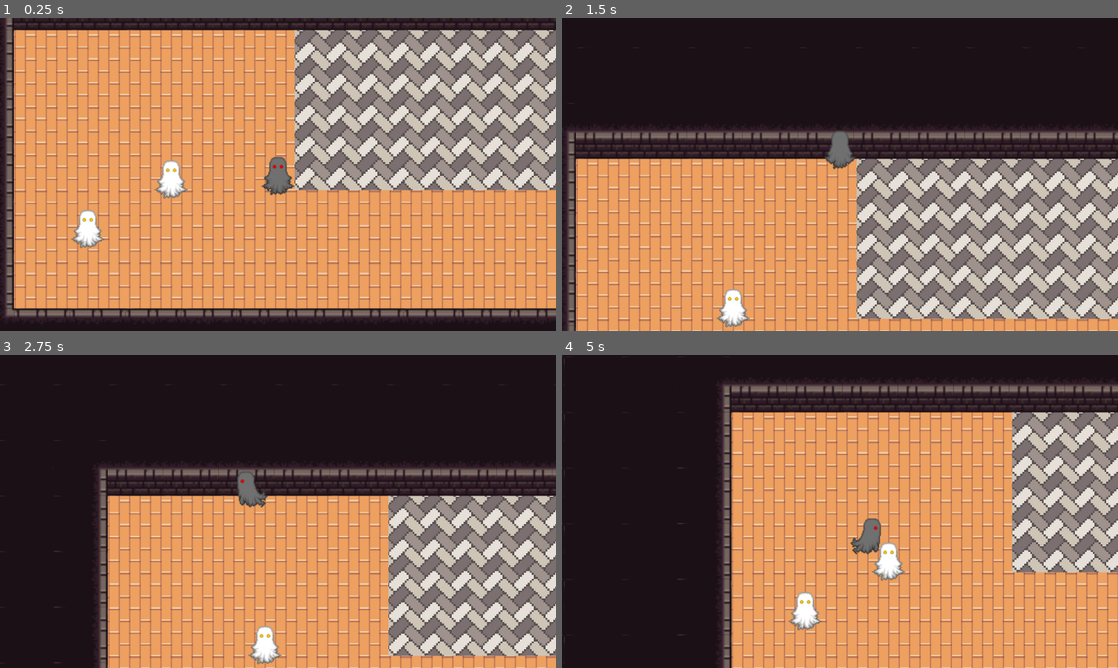
Above: before the commit, frames 1-4 (two rows, left to right).
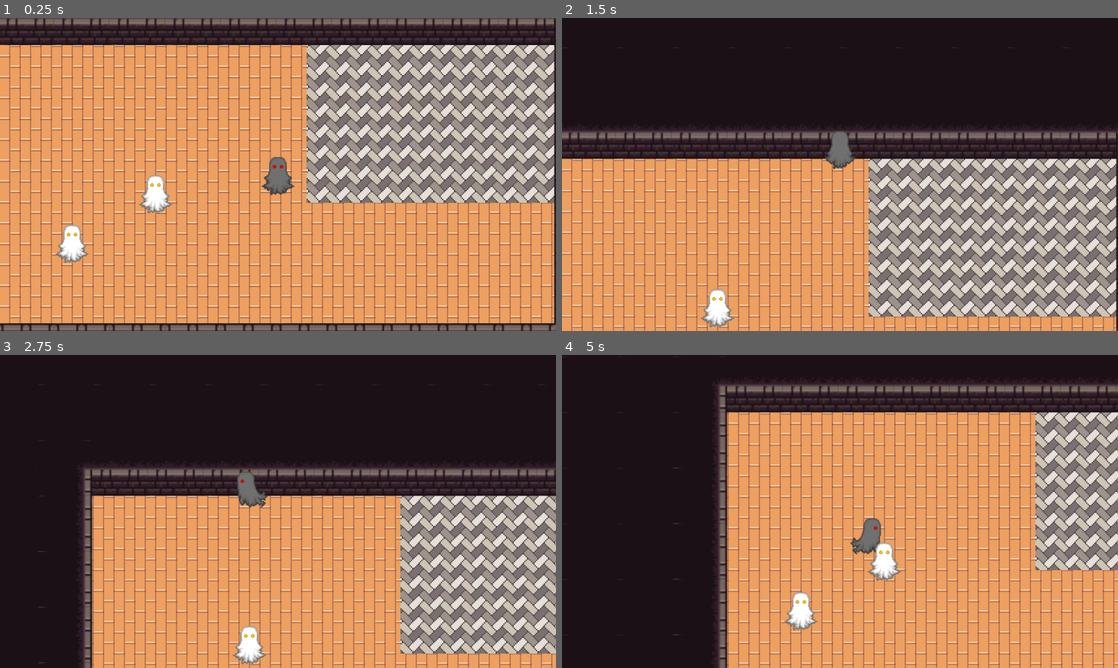
Above: after the commit, the same moments.

Repository: ikylios/GPC2022
Game: Godot game, scene res://scenes/Main.tscn
Two runs of this game, one before a commit and one after it. Both use one fixed random seed, a clock stepped at 60 frames per second and the inputs below.
Inputs:
- Up to frame 1 (0.25 s): no input
- Up to frame 2 (1.5 s): hold W (move_up) from 0.53 s (still down); tap E (interact) at 0.6, 1.35 s
- Up to frame 3 (2.75 s): tap Enter at 2 s; release W (move_up) at 2.03 s; hold A (move_left) from 2.03 s (still down); tap E (interact) at 2.1 s
- Up to frame 4 (5 s): tap E (interact) at 2.85, 3.6, 4.35 s; release A (move_left) at 3.53 s; hold S (move_down) 3.53-4.28 s; hold D (move_right) from 4.28 s (still down)

The runs differ from the first frame. In frame 1, 58% of the frame differs, in the area x 0-100%, y 0-100%; in frame 2, 32%; in frame 3, 27%; in frame 4, 31%.

Commit message:
clean up to previous

Diff:
--- a/src/scenes/Main.gd
+++ b/src/scenes/Main.gd
@@ -5,12 +5,12 @@
 func _process(_delta):
 	if interactableObject != null:
 		if Input.is_action_just_pressed("interact"):
-			print("interacting with ", interactableObject.name)
+#			print("interacting with ", interactableObject.name)
 			interactableObject.interact()
 
 
 func _on_Ghost_NPC_customer_area_entered(area):
-	print("area entered ", area.name)
+#	print("area entered ", area.name)
 	interactableObject = get_node(area.name)
 #	be inspired by the following if overlapping areas are a problem
 #	interactableObject = get_node(area.get_overlapping_areas()[0].name)
--- a/src/scenes/Main.tscn
+++ b/src/scenes/Main.tscn
@@ -155,18 +155,18 @@
 
 [node name="Floorboard" type="Sprite" parent="."]
 position = Vector2( 514, 283 )
-scale = Vector2( 0.5, 0.571924 )
+scale = Vector2( 0.5, 0.5 )
 texture = ExtResource( 2 )
 region_enabled = true
 region_rect = Rect2( -720, -64, 1616, 864 )
 region_filter_clip = true
 
 [node name="Kitchentile" type="Sprite" parent="."]
-position = Vector2( 719, 180 )
-scale = Vector2( 0.75, 0.75 )
+position = Vector2( 724, 197 )
+scale = Vector2( 0.5, 0.5 )
 texture = ExtResource( 4 )
 region_enabled = true
-region_rect = Rect2( -496, 0, 544, 352 )
+region_rect = Rect2( -659.698, 0, 707.698, 450.302 )
 
 [node name="Wall" type="TileMap" parent="."]
 scale = Vector2( 2, 2 )
@@ -176,15 +176,15 @@
 format = 1
 tile_data = PoolIntArray( -1, 0, 262146, -65536, 0, 327682, -65535, 0, 327682, -65534, 0, 327682, -65533, 0, 327682, -6 …(3990 unchanged characters)…
 
+[node name="Player" parent="." instance=ExtResource( 1 )]
+position = Vector2( 514, 277 )
+
 [node name="Ghost_NPC" parent="." groups=["customers"] instance=ExtResource( 6 )]
 position = Vector2( 373, 298 )
 
 [node name="Ghost_NPC2" parent="." groups=["customers"] instance=ExtResource( 6 )]
 position = Vector2( 277, 355 )
 
-[node name="Player" parent="." instance=ExtResource( 1 )]
-position = Vector2( 496, 294 )
-
 [connection signal="customer_area_entered" from="Ghost_NPC" to="." method="_on_Ghost_NPC_customer_area_entered"]
 [connection signal="customer_area_exited" from="Ghost_NPC" to="." method="_on_Ghost_NPC_customer_area_exited"]
 [connection signal="customer_area_entered" from="Ghost_NPC2" to="." method="_on_Ghost_NPC_customer_area_entered"]
